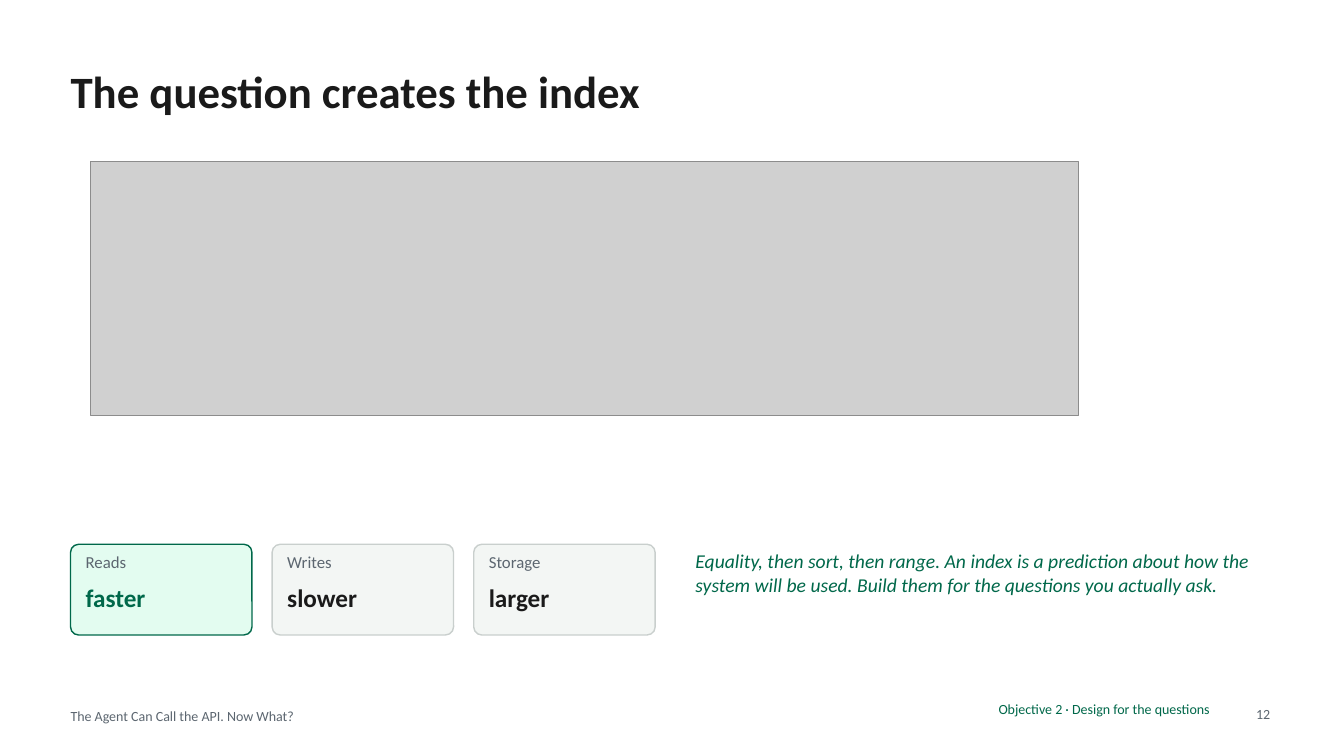
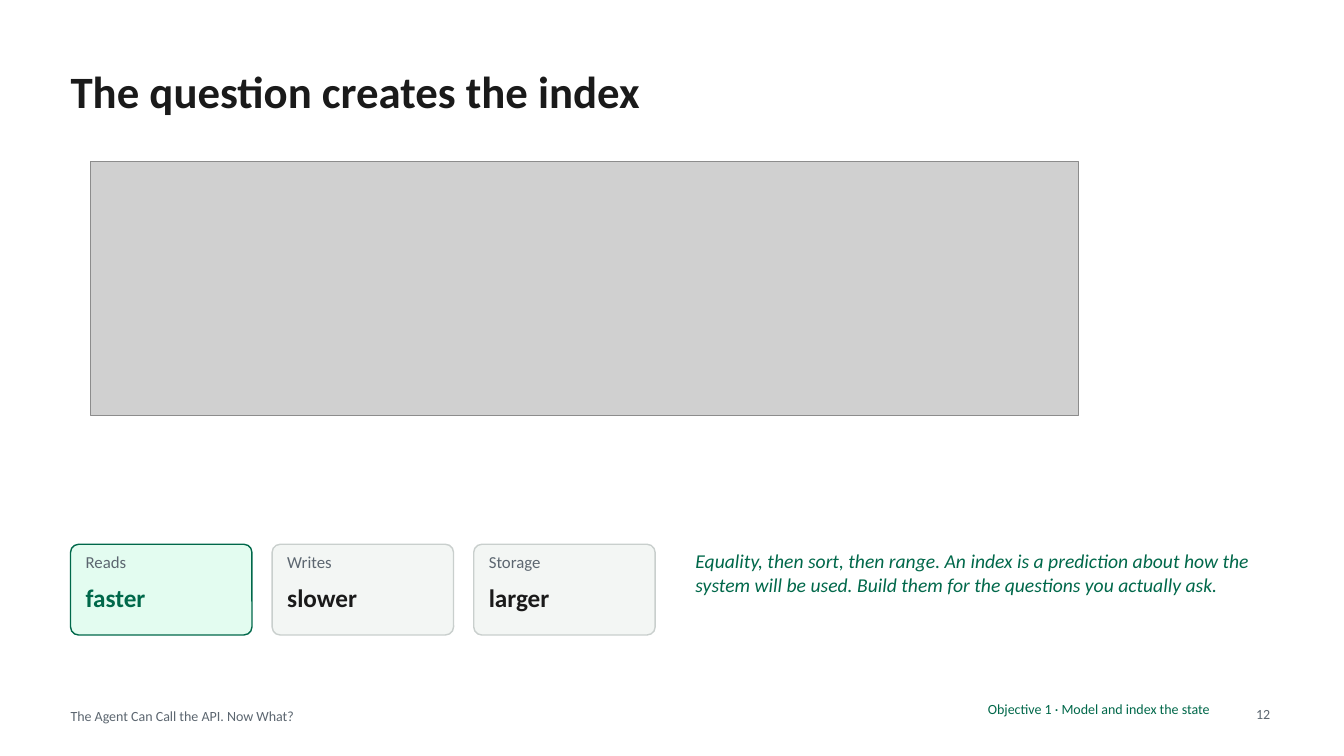
Before and after one commit to eoinjordan/what-should-a-local-agent-remember, a slide deck: slide 12 of slides/what-should-a-local-agent-remember.pptx. Drawn at 1344x756 pixels with LibreOffice and Linux fonts; fonts in the diff are those of the drawing; grey boxes stand for pictures. Boxes give left, top, right and bottom in pixels: in the first picture for what was removed or moved away, otherwise in the second. Text is boxed around its words. In the diff, an @@ line names an element or a change of style, - is before the commit and + after.

```diff
--- a/slides/what-should-a-local-agent-remember.pptx
+++ b/slides/what-should-a-local-agent-remember.pptx
@@ text at bbox=[988, 704, 1210, 717]: text changed @@
-Objective 2 · Design for the questions
+Objective 1 · Model and index the state
```
Also in this commit, not shown: 9 other slides changed, 4 other files.
